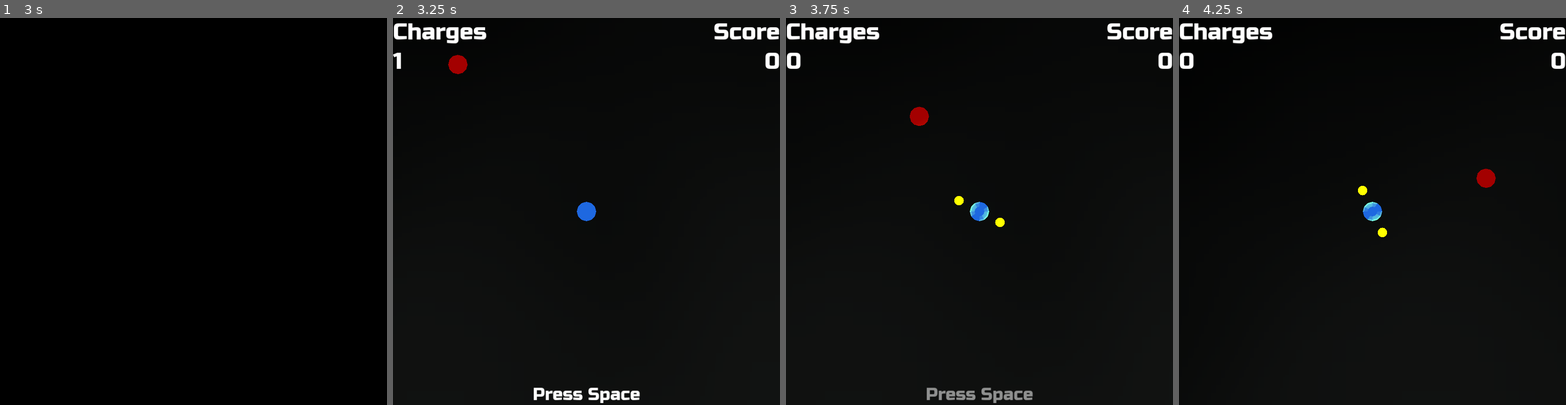
Above: before the commit, frames 1-4 (left to right).
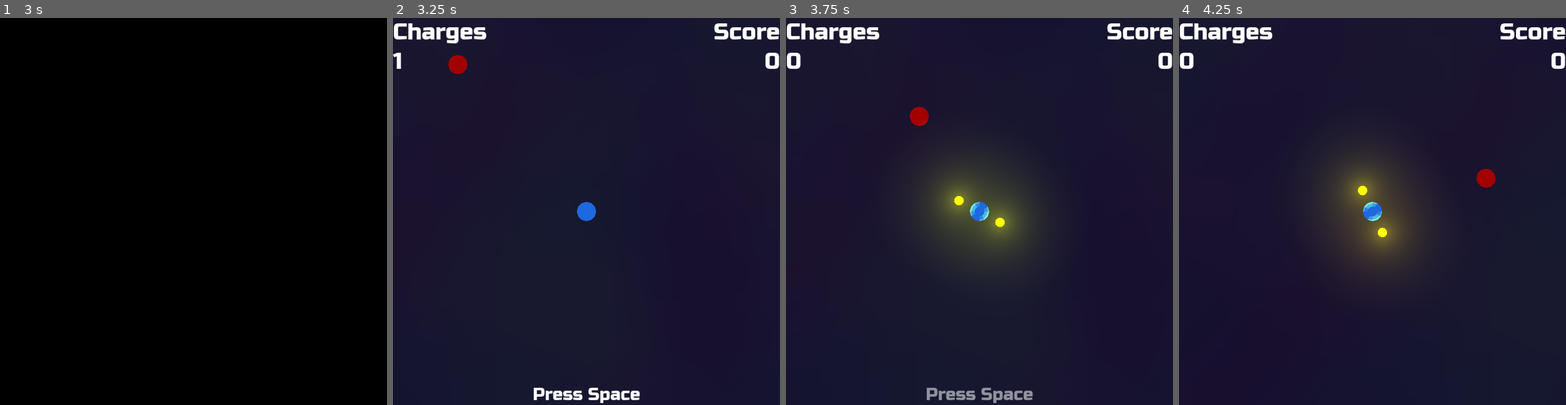
Above: after the commit, the same moments.

Repository: doctor-g/LD55
Game: Godot game, scene res://title_screen.tscn
Same seed, same stepped clock (60 frames per second), same inputs: the game is played once before the commit and once after it.
Inputs (mouse positions are in pixels of both pictures, inside the frame that each line leads up to):
- Up to frame 1 (3 s): tap Enter at 0.5 s; drag from (193, 211) to (232, 126) at 0.52 s; tap Space (summon) at 1.25, 2, 2.1, 2.75 s; drag from (116, 230) to (174, 288) at 1.27 s; move the mouse to (232, 126) at 2.02 s; hold D (move_right) 2.03-2.75 s; drag from (174, 288) to (77, 153) at 2.77 s
- Up to frame 2 (3.25 s): no input
- Up to frame 3 (3.75 s): tap Space (summon) at 3.5, 3.6 s; move the mouse to (1095, 269) at 3.52 s; hold A (move_left) from 3.53 s (still down)
- Up to frame 4 (4.25 s): keep holding A (move_left)

Frame 1 is identical in both runs. In frame 2, 98% of the frame differs, in the area x 0-100%, y 0-100%; in frame 3, 98%; in frame 4, 98%.

Commit message:
Add lights

Diff:
--- a/project/charge.tscn
+++ b/project/charge.tscn
@@ -29,4 +29,8 @@
 radius = 0.1
 material = SubResource("StandardMaterial3D_606t2")
 
+[node name="OmniLight3D" type="OmniLight3D" parent="Nucleus"]
+light_color = Color(0.137255, 0.682353, 0, 1)
+light_energy = 4.0
+
 [connection signal="body_entered" from="." to="." method="_on_body_entered"]
--- a/project/hero.gd
+++ b/project/hero.gd
@@ -76,9 +76,11 @@
 	if _shell != null:
 		%ShellParticles.emitting = true
 		$ShatterSound.play()
+		%HeartLight.visible = true
 		_shell.queue_free()
 	else:
 		alive = false
+		%HeartLight.visible = false
 		for satellite in _satellites.get_children():
 			satellite.disconnect_from_nucleus()
 		$AnimationPlayer.play("death")
--- a/project/hero.tscn
+++ b/project/hero.tscn
@@ -130,6 +130,12 @@
 radius = 0.35
 smooth_faces = false
 material = SubResource("StandardMaterial3D_25d3w")
+
+[node name="HeartLight" type="OmniLight3D" parent="Heart"]
+unique_name_in_owner = true
+visible = false
+light_color = Color(0.929412, 0.478431, 0.494118, 1)
+light_energy = 3.0
 
 [node name="CollisionShape3D" type="CollisionShape3D" parent="."]
 shape = SubResource("SphereShape3D_f57xk")
--- a/project/world.tscn
+++ b/project/world.tscn
@@ -7,14 +7,28 @@
 [ext_resource type="FontFile" uid="uid://vciwig5ix68c" path="res://RussoOne-Regular.ttf" id="4_h8po8"]
 [ext_resource type="AudioStream" uid="uid://cikl83523lp5p" path="res://theme.ogg" id="5_1wi3g"]
 
-[sub_resource type="FastNoiseLite" id="FastNoiseLite_r76qj"]
+[sub_resource type="FastNoiseLite" id="FastNoiseLite_adrkj"]
 
-[sub_resource type="NoiseTexture2D" id="NoiseTexture2D_eabn0"]
-noise = SubResource("FastNoiseLite_r76qj")
+[sub_resource type="NoiseTexture2D" id="NoiseTexture2D_60rus"]
+as_normal_map = true
+noise = SubResource("FastNoiseLite_adrkj")
+
+[sub_resource type="FastNoiseLite" id="FastNoiseLite_ewtt4"]
+
+[sub_resource type="NoiseTexture2D" id="NoiseTexture2D_wow6l"]
+noise = SubResource("FastNoiseLite_ewtt4")
+
+[sub_resource type="FastNoiseLite" id="FastNoiseLite_8yru2"]
+noise_type = 0
+
+[sub_resource type="NoiseTexture2D" id="NoiseTexture2D_aehfj"]
+noise = SubResource("FastNoiseLite_8yru2")
 
 [sub_resource type="StandardMaterial3D" id="StandardMaterial3D_mi4xh"]
 albedo_color = Color(0.219608, 0.219608, 0.219608, 1)
-albedo_texture = SubResource("NoiseTexture2D_eabn0")
+albedo_texture = SubResource("NoiseTexture2D_60rus")
+normal_texture = SubResource("NoiseTexture2D_aehfj")
+heightmap_texture = SubResource("NoiseTexture2D_wow6l")
 
 [sub_resource type="Environment" id="Environment_00kh6"]
 ambient_light_source = 2
@@ -35,7 +49,7 @@
 [node name="Hero" parent="." instance=ExtResource("1_ejil5")]
 
 [node name="Background" type="CSGBox3D" parent="."]
-transform = Transform3D(1, 0, 0, 0, 1, 0, 0, 0, 1, 0, -14.0459, 0)
+transform = Transform3D(1, 0, 0, 0, 1, 0, 0, 0, 1, 0, -1, 0)
 size = Vector3(1000, 1, 1000)
 material = SubResource("StandardMaterial3D_mi4xh")
 
Not shown: 1 places in project/world.tscn that only renumber resources
